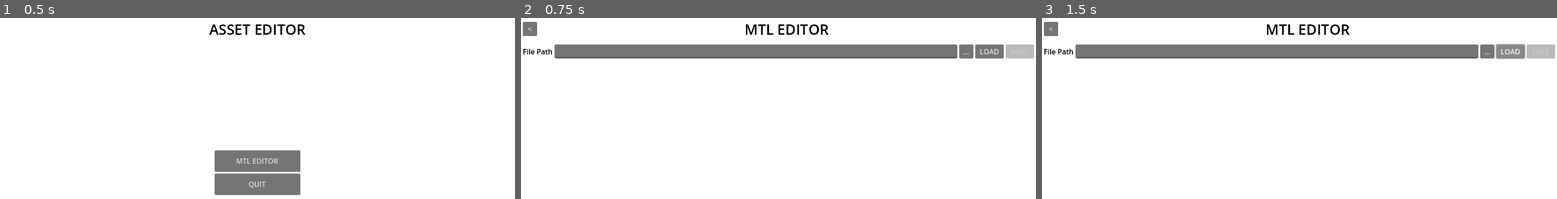
Above: before the commit, frames 1-3 (left to right).
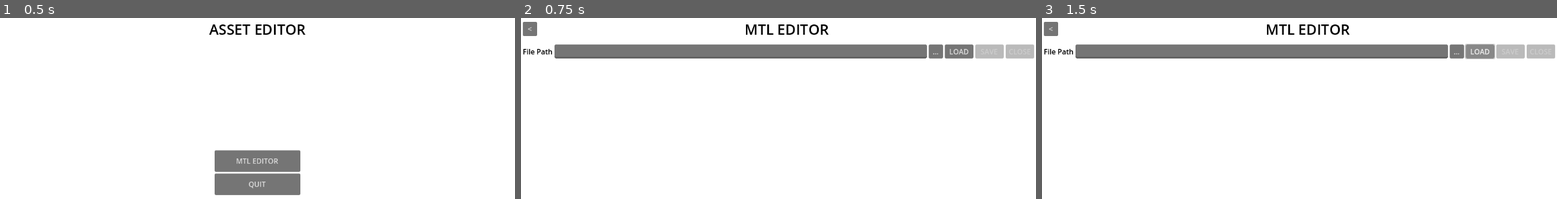
Above: after the commit, the same moments.

Repository: wamiqurrehman093/asset_editor
Game: Godot game, scene res://source/main/main.tscn
Two runs of this game, one before a commit and one after it. Both use one fixed random seed, a clock stepped at 60 frames per second and the inputs below.
Inputs:
- Up to frame 1 (0.5 s): no input
- Up to frame 2 (0.75 s): click "MTL EDITOR" at 0.5 s
- Up to frame 3 (1.5 s): click "LOAD" at 1.25 s

Frame 1 is identical in both runs. In frame 2, 0.6% of the frame differs, in the area x 78-94%, y 14-23%; in frame 3, 0.7%.
Error before the commit: Cannot call method 'get_as_text' on a null value. (res://source/mtl_editor/mtl_editor.gd:90)
Error after the commit: Cannot call method 'get_as_text' on a null value. (res://source/mtl_editor/mtl_editor.gd:97)

Commit message:
console log update and close button update

Diff:
--- a/resource/theme/console_theme.tres
+++ b/resource/theme/console_theme.tres
@@ -1,4 +1,10 @@
-[gd_resource type="Theme" format=3 uid="uid://lkfi2kksbiwi"]
+[gd_resource type="Theme" load_steps=3 format=3 uid="uid://lkfi2kksbiwi"]
+
+[sub_resource type="StyleBoxFlat" id="StyleBoxFlat_7w3pp"]
+bg_color = Color(1, 1, 1, 1)
+
+[sub_resource type="StyleBoxFlat" id="StyleBoxFlat_eccod"]
+bg_color = Color(1, 1, 1, 1)
 
 [resource]
 Label/colors/font_color = Color(0, 0, 0, 1)
@@ -6,4 +12,8 @@
 MarginContainer/constants/margin_left = 4
 MarginContainer/constants/margin_right = 4
 MarginContainer/constants/margin_top = 4
+RichTextLabel/colors/default_color = Color(0, 0, 0, 1)
+RichTextLabel/colors/selection_color = Color(0.784314, 0.784314, 0.784314, 0.8)
+RichTextLabel/styles/focus = SubResource("StyleBoxFlat_7w3pp")
+RichTextLabel/styles/normal = SubResource("StyleBoxFlat_eccod")
 VBoxContainer/constants/separation = 4
--- a/source/console_window/console_window.gd
+++ b/source/console_window/console_window.gd
@@ -1,9 +1,9 @@
 class_name ConsoleWindow extends Window
 
 
-@export var logs: VBoxContainer
 @export var command_input: LineEdit
 @export var command_submit: Button
+@export var logs: RichTextLabel
 
 
 signal command_submitted
@@ -11,14 +11,28 @@
 
 func _ready() -> void:
 	close_requested.connect(hide)
+	command_submit.pressed.connect(_on_command_submitted)
+	command_input.text_submitted.connect(_on_command_submitted)
 
 
-func log_statement(statement: String, color: Color = Color.BLACK) -> void:
-	var statement_log: Label = Label.new()
-	statement_log.text = statement
-	statement_log.set("theme_override_colors/font_color", color)
-	logs.add_child(statement_log)
+func log_statement(statement: String, color: String = "#66AA77", bold: bool = false) -> void:
+	var formated_statement: String = "[color=%s]" % color + statement + "[/color]"
+	formated_statement = "[b]" + formated_statement + "[/b]" if bold else formated_statement
+	logs.text += formated_statement + "\n"
 
 
-func log_error(error: String, color: Color = Color.RED) -> void:
+func log_error(error: String, color: String = "#AA7766") -> void:
 	log_statement(error, color)
+
+
+func _input(event: InputEvent) -> void:
+	if event.is_action_pressed("ui_cancel"):
+		hide()
+
+
+func _on_command_submitted(command_text: String = "") -> void:
+	if command_input.text.is_empty():
+		return
+	log_statement(command_input.text, "#666")
+	command_submitted.emit(command_input.text)
+	command_input.text = ""
--- a/source/console_window/console_window.tscn
+++ b/source/console_window/console_window.tscn
@@ -3,19 +3,18 @@
 [ext_resource type="Script" path="res://source/console_window/console_window.gd" id="1_6nti3"]
 [ext_resource type="Theme" uid="uid://lkfi2kksbiwi" path="res://resource/theme/console_theme.tres" id="2_43ga6"]
 
-[node name="console_window" type="Window" node_paths=PackedStringArray("logs", "command_input", "command_submit")]
+[node name="console_window" type="Window" node_paths=PackedStringArray("command_input", "command_submit", "logs")]
 title = "CONSOLE"
 initial_position = 2
 size = Vector2i(768, 512)
-visible = false
 exclusive = true
 unresizable = true
 content_scale_mode = 1
 content_scale_aspect = 1
 script = ExtResource("1_6nti3")
-logs = NodePath("console/content_container/content/logs_container/logs")
 command_input = NodePath("console/content_container/content/command_writer/input")
 command_submit = NodePath("console/content_container/content/command_writer/submit")
+logs = NodePath("console/content_container/content/logs")
 
 [node name="console" type="Control" parent="."]
 layout_mode = 3
@@ -47,14 +46,12 @@
 custom_minimum_size = Vector2(0, 38)
 layout_mode = 2
 
-[node name="logs_container" type="ScrollContainer" parent="console/content_container/content"]
+[node name="logs" type="RichTextLabel" parent="console/content_container/content"]
 layout_mode = 2
 size_flags_vertical = 3
-
-[node name="logs" type="VBoxContainer" parent="console/content_container/content/logs_container"]
-layout_mode = 2
-size_flags_horizontal = 3
-size_flags_vertical = 3
+focus_mode = 2
+bbcode_enabled = true
+selection_enabled = true
 
 [node name="command_writer" type="HBoxContainer" parent="console/content_container/content"]
 layout_mode = 2
--- a/source/material_editor/material_editor.gd
+++ b/source/material_editor/material_editor.gd
@@ -1,7 +1,6 @@
 class_name MaterialEditor extends HBoxContainer
 
 
-@export var material_title: Label
 @export var material_name_input: LineEdit
 @export var defuse_color_r: LineEdit
 @export var defuse_color_g: LineEdit
@@ -49,7 +48,6 @@
 
 
 func set_material_name(material_name: String) -> void:
-	self.material_title.text = material_name
 	self.material_name_input.text = material_name
 	console_window.log_statement("Loading material [%s]." % material_name)
 
@@ -66,6 +64,8 @@
 
 
 func load_defuse_texture(defuse_texture: String) -> void:
+	if defuse_texture.is_empty():
+		return
 	self.defuse_texture.text = defuse_texture
 	if FileAccess.file_exists(defuse_texture):
 		preview_material.set("albedo_texture", load(defuse_texture))
@@ -83,6 +83,8 @@
 
 
 func load_ambient_texture(ambient_texture: String) -> void:
+	if ambient_texture.is_empty():
+		return
 	self.ambient_texture.text = ambient_texture
 	if FileAccess.file_exists(ambient_texture):
 		preview_material.set("ao_texture", load(ambient_texture))
--- a/source/material_editor/material_editor.tscn
+++ b/source/material_editor/material_editor.tscn
@@ -22,12 +22,11 @@
 [sub_resource type="BoxMesh" id="BoxMesh_f88e3"]
 size = Vector3(4, 0.1, 2)
 
-[node name="material_editor" type="HBoxContainer" node_paths=PackedStringArray("material_title", "material_name_input", "defuse_color_r", "defuse_c …(363 unchanged characters)…
+[node name="material_editor" type="HBoxContainer" node_paths=PackedStringArray("material_name_input", "defuse_color_r", "defuse_c …(363 unchanged characters)…
 custom_minimum_size = Vector2(1144, 532)
 size_flags_horizontal = 3
 theme_override_constants/separation = 16
 script = ExtResource("1_v3xu1")
-material_title = NodePath("details/title")
 material_name_input = NodePath("details/properties_container/properties/material_name/input")
 defuse_color_r = NodePath("details/properties_container/properties/defuse_color/input_r")
 defuse_color_g = NodePath("details/properties_container/properties/defuse_color/input_g")
@@ -57,6 +56,7 @@
 
 [node name="label" type="Label" parent="preview"]
 layout_mode = 2
+theme_override_font_sizes/font_size = 24
 text = "PREVIEW"
 horizontal_alignment = 1
 vertical_alignment = 1
@@ -101,7 +101,7 @@
 layout_mode = 2
 size_flags_horizontal = 3
 theme_override_font_sizes/font_size = 24
-text = "Material Name"
+text = "PROPERTIES"
 horizontal_alignment = 1
 vertical_alignment = 1
 
--- a/source/mtl_editor/mtl_editor.gd
+++ b/source/mtl_editor/mtl_editor.gd
@@ -7,6 +7,8 @@
 @export var path_line_edit: LineEdit
 @export var browse_button: Button
 @export var load_button: Button
+@export var save_button: Button
+@export var close_button: Button
 @export var file_dialog: FileDialog
 @export var back_button: Button
 @export var materials_container: VBoxContainer
@@ -49,6 +51,8 @@
 func _ready() -> void:
 	browse_button.pressed.connect(file_dialog.popup)
 	load_button.pressed.connect(_on_load_button_pressed)
+	save_button.pressed.connect(_on_save_button_pressed)
+	close_button.pressed.connect(_on_close_button_pressed)
 	file_dialog.file_selected.connect(path_line_edit.set_text)
 	back_button.pressed.connect(get_tree().change_scene_to_file.bind("res://source/main/main.tscn"))
 
@@ -78,12 +82,15 @@
 		load_content_line(content_line)
 	if material_index >= 0:
 		load_material_info_for_material_editor()
+		save_button.disabled = false
+		close_button.disabled = false
 
 
 func get_file_content_lines() -> PackedStringArray:
 	var content: String = get_file_content(path_line_edit.text)
 	var content_lines: PackedStringArray = content.split("\n")
 	return content_lines
+
 
 func get_file_content(file_path: String) -> String:
 	var file: FileAccess = FileAccess.open(file_path, FileAccess.READ)
@@ -181,3 +188,14 @@
 
 func set_illumination_in_material_info(illumination_line: String) -> void:
 	material_infos[material_index].illumination = illumination_line.split(" ")[1]
+
+
+func _on_save_button_pressed() -> void:
+	pass
+
+
+func _on_close_button_pressed() -> void:
+	clear_previous_file()
+	path_line_edit.text = ""
+	close_button.disabled = true
+	save_button.disabled = true
--- a/source/mtl_editor/mtl_editor.tscn
+++ b/source/mtl_editor/mtl_editor.tscn
@@ -3,7 +3,7 @@
 [ext_resource type="Theme" uid="uid://dys62uqmu2c03" path="res://resource/theme/basic_theme.tres" id="1_gdwxn"]
 [ext_resource type="Script" path="res://source/mtl_editor/mtl_editor.gd" id="2_130ew"]
 
-[node name="mtl_editor" type="Control" node_paths=PackedStringArray("path_line_edit", "browse_button", "load_button", "file_dialog", "back_button", "materials_container")]
+[node name="mtl_editor" type="Control" node_paths=PackedStringArray("path_line_edit", "browse_button", "load_button", "save_button", "close_button", "file_dialog", "back_button", "materials_container")]
 layout_mode = 3
 anchors_preset = 15
 anchor_right = 1.0
@@ -15,6 +15,8 @@
 path_line_edit = NodePath("margin_container/content/file_load_section/path")
 browse_button = NodePath("margin_container/content/file_load_section/browse")
 load_button = NodePath("margin_container/content/file_load_section/load")
+save_button = NodePath("margin_container/content/file_load_section/save")
+close_button = NodePath("margin_container/content/file_load_section/close")
 file_dialog = NodePath("margin_container/content/file_load_section/file_dialog")
 back_button = NodePath("margin_container/content/header/back")
 materials_container = NodePath("margin_container/content/materials_container/materials")
@@ -88,6 +90,13 @@
 disabled = true
 text = "SAVE"
 
+[node name="close" type="Button" parent="margin_container/content/file_load_section"]
+custom_minimum_size = Vector2(64, 0)
+layout_mode = 2
+size_flags_vertical = 4
+disabled = true
+text = "CLOSE"
+
 [node name="file_dialog" type="FileDialog" parent="margin_container/content/file_load_section"]
 title = "Open a File"
 initial_position = 2
